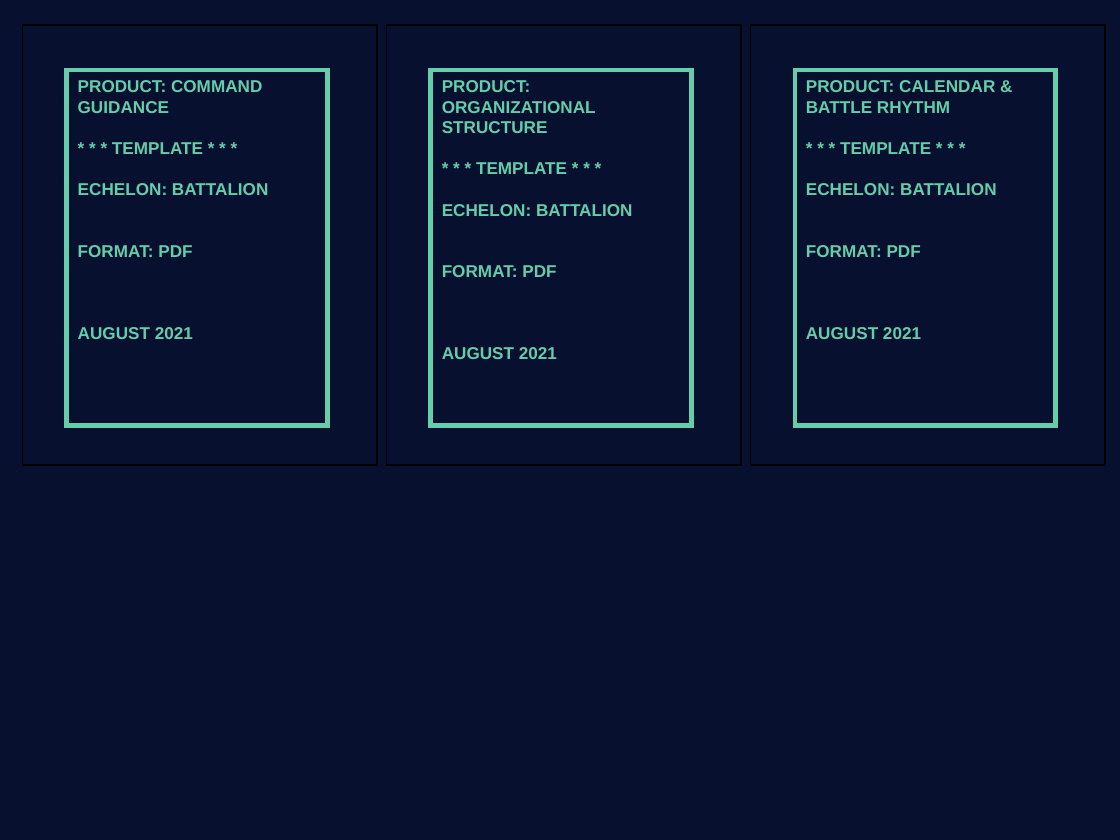
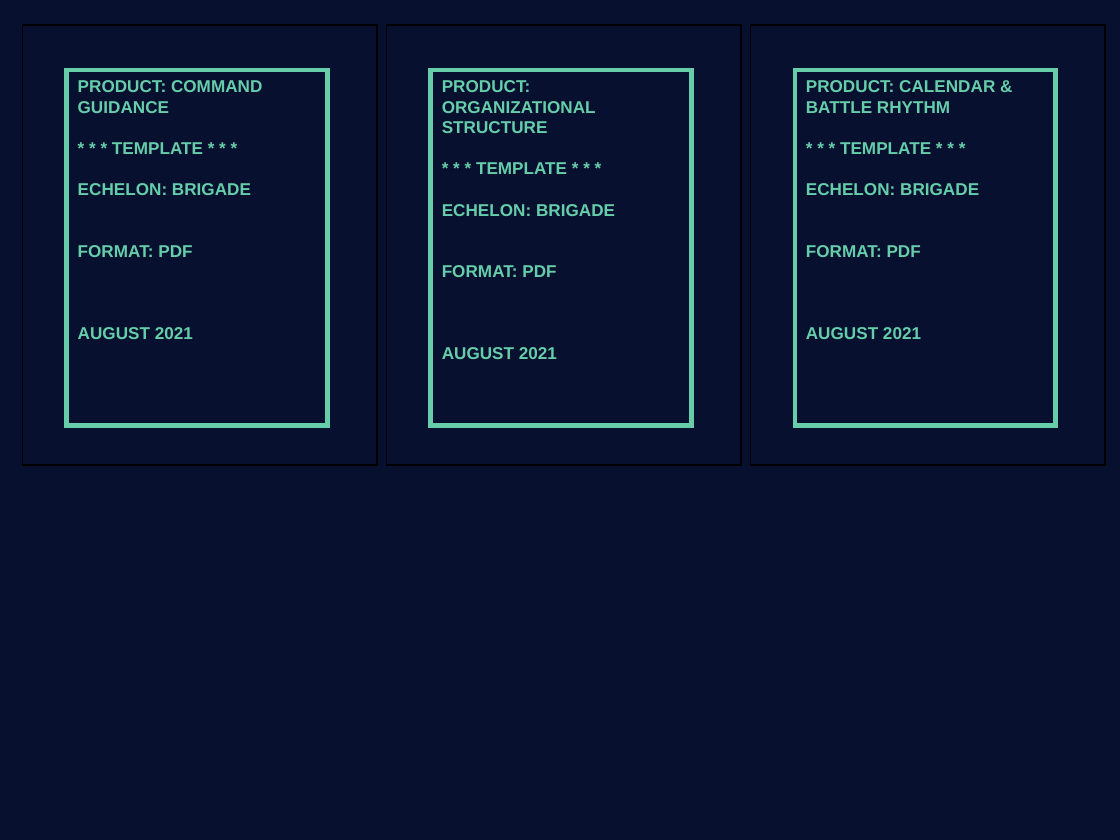
Before and after one commit to deathstar-2/resource-sites, a slide deck: slide 4 of brigade/dev/design files bde.pptx. Drawn at 1120x840 pixels with LibreOffice and Linux fonts; fonts in the diff are those of the drawing. Boxes give left, top, right and bottom in pixels: in the first picture for what was removed or moved away, otherwise in the second. Text is boxed around its words. In the diff, an @@ line names an element or a change of style, - is before the commit and + after.

```diff
--- a/brigade/dev/design files bde.pptx
+++ b/brigade/dev/design files bde.pptx
@@ text in rectangle at [78, 183, 251, 195]: text changed @@
-ECHELON: BATTALION
+ECHELON: BRIGADE
@@ text in rectangle at [442, 204, 615, 216]: text changed @@
-ECHELON: BATTALION
+ECHELON: BRIGADE
@@ text in rectangle at [806, 183, 979, 195]: text changed @@
-ECHELON: BATTALION
+ECHELON: BRIGADE
```
Also in this commit, not shown: 1 other slide changed, 28 other files.
